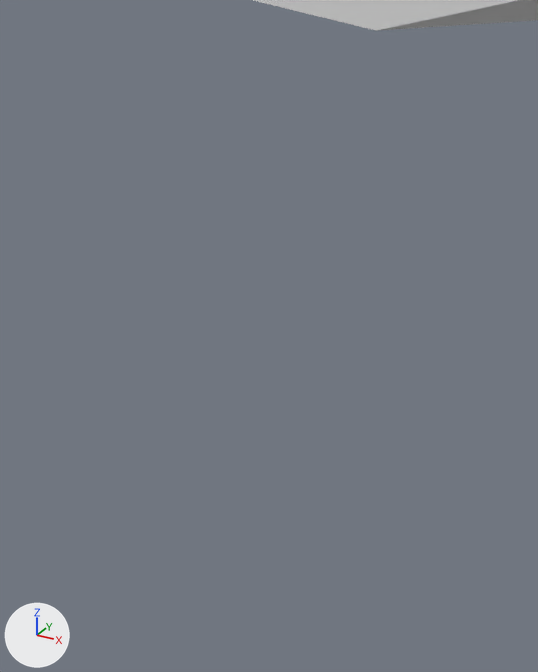
Two versions of the FBX model MayanTemple/Content/Temple/Base/Room3_StairsDoor_v001.fbx, one commit apart.
The view is the same before and after, from a camera (50 mm lens) standing at (20.2, 1004.0, -288.7) and looking at (-0.1, 1040.8, -307.1). Lighting does not change. The marker at lower left points along +X, +Y and +Z. Where no turn or scale is listed for an object, it has been applied to the vertices.

The scene before the commit, as lines of its bpy script (objects in view):
```python
me_cylinder = bpy.data.meshes.new('Cylinder')
me_cylinder.from_pydata(...)  # a 16-sided cylinder along y spanning x -359.0..359.0, y -46.0..46.0, z -359.0..359.0
me_cylinder.materials.append(mat_doors)  # white #e7e7e7
ob_door_room2 = bpy.data.objects.new('Door_Room2', me_cylinder)
ob_door_room2.location = (0.0, 1102.15, 68.74)
```
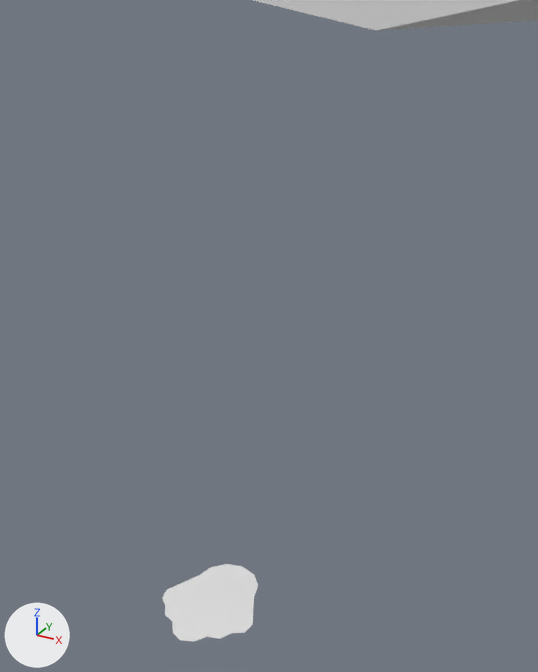
Pixel boxes [x1, y1, x2, y2] of what changed, in the pictures (538 x 672 px):
'Floor.002_Key', added: after [162, 564, 258, 642]

The edits, one by one:
Material 'Checker.001' (mat_checker_001) is new.
Its base color is (0.8, 0.8, 0.8) (white #e7e7e7).
Mesh me_cube_027 is new.
It has 121 vertices, 100 faces and spans x -3.03..3.13, y -3.28..3.8, z 0.0.
It uses material mat_checker_001 (white #e7e7e7).
Object 'Floor.002_Key' (ob_floor_002_key) is new; it shows me_cube_027.
Its location is (0.03, 1033.16, -321.96).
